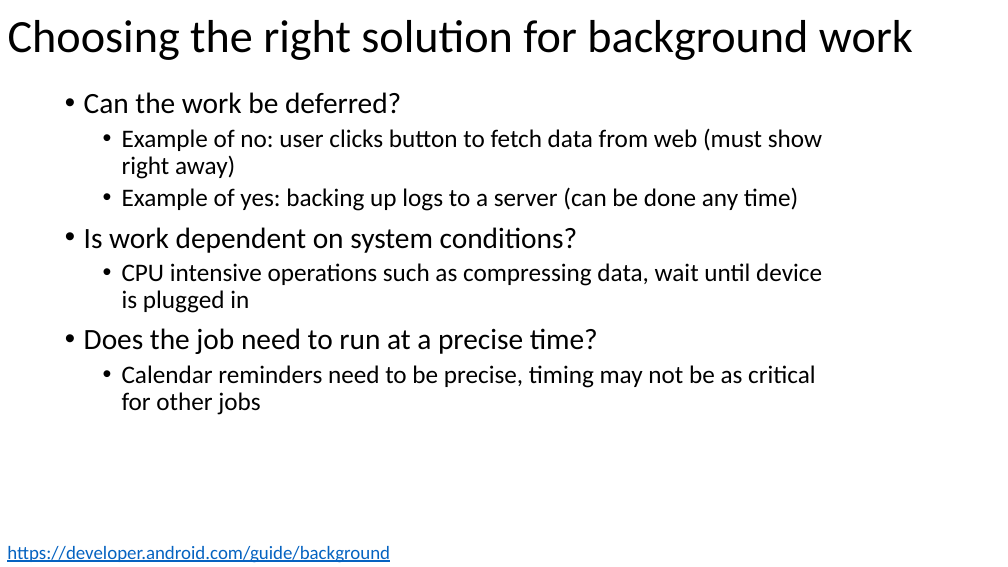
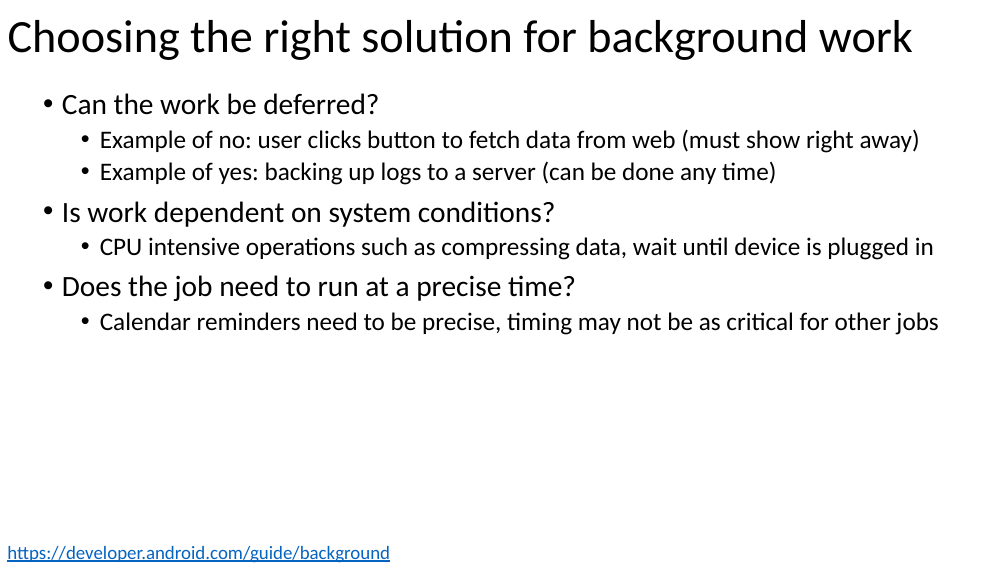
Before and after one commit to russellu/cs230, a slide deck: slide 43 of Lecture_06.pptx (slide 31 before the commit). Drawn at 1008x567 pixels with LibreOffice and Linux fonts; fonts in the diff are those of the drawing. Boxes give left, top, right and bottom in pixels: in the first picture for what was removed or moved away, otherwise in the second. Text is boxed around its words. In the diff, an @@ line names an element or a change of style, - is before the commit and + after.

```diff
--- a/Lecture_06.pptx
+++ b/Lecture_06.pptx
@@ text "Can the work be deferred?" rewrapped from box(84, 92, 822, 415) to box(62, 93, 938, 335) @@
```
Also in this commit, not shown: 9 other slides changed, 12 slides added.
